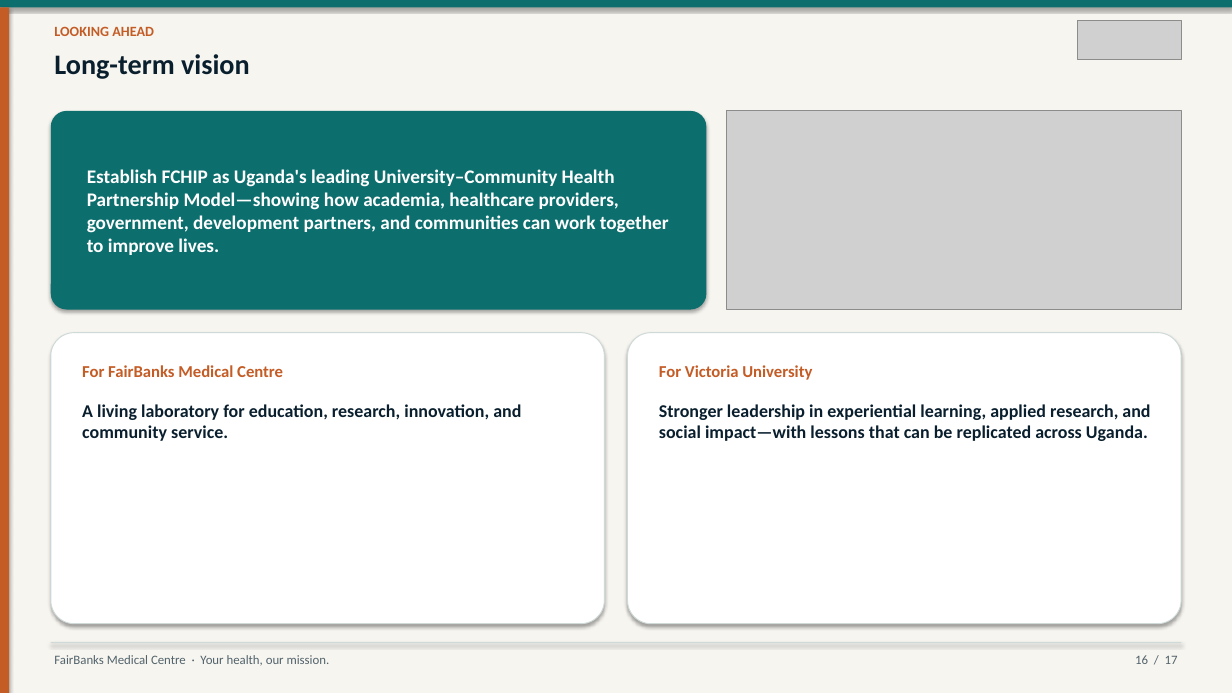
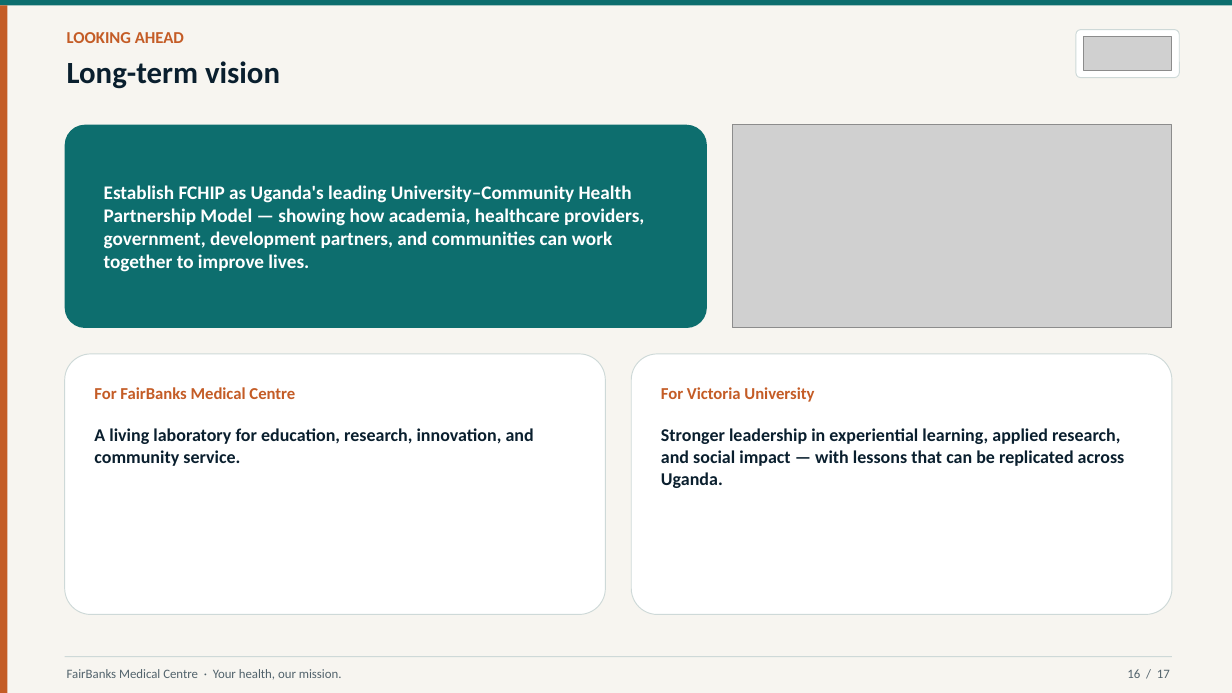
Before and after one commit to WASSWA2624/fairbanks, a slide deck: slide 16 of victoria/documents/victoria_ppt.pptx. Drawn at 1232x693 pixels with LibreOffice and Linux fonts; fonts in the diff are those of the drawing; grey boxes stand for pictures. Boxes give left, top, right and bottom in pixels: in the first picture for what was removed or moved away, otherwise in the second. Text is boxed around its words. In the diff, an @@ line names an element or a change of style, - is before the commit and + after.

Commit message:
Update Victoria University partnership proposal deck script and associated PowerPoint presentation. Adjusted branding details for clarity, improved layout dimensions, and refined text formatting. Updated images in the presentation to align with the latest assets.

```diff
--- a/victoria/documents/victoria_ppt.pptx
+++ b/victoria/documents/victoria_ppt.pptx
@@ text "LOOKING AHEAD": place and size @@
-text "LOOKING AHEAD" at (54,26,154,36)
+text "LOOKING AHEAD" at (67,32,184,43)
@@ text "LOOKING AHEAD" at (67,32,184,43): size 11 to 13 pt @@
@@ text "Long-term vision": place and size @@
-text "Long-term vision" at (54,54,250,79)
+text "Long-term vision" at (67,61,280,89)
@@ text "Long-term vision" at (67,61,280,89): size 22 to 24 pt @@
@@ rounded rectangle added at (1076,30,1179,78), fill #FFFFFF, outline #CED9D8 0.75 pt @@
@@ picture: place and size @@
-picture at (1078,20,1181,59)
+picture at (1083,37,1172,70)
@@ shadow off; proportions changed in 3 elements at (631,354,1172,615), (65,354,605,615), (65,125,707,328) @@
@@ rounded rectangle: place and size @@
-rounded rectangle at (51,111,707,310)
+rounded rectangle at (65,125,707,328)
@@ picture: place and size @@
-picture at (727,111,1182,310)
+picture at (733,125,1172,328)
@@ text at (104,185,644,272): spaces changed @@
-Establish FCHIP as Uganda's leading University–Community Health Partnership Model—showing how academia, healthcare providers, government, development partners, and communities can work together to improve lives.
+Establish FCHIP as Uganda's leading University–Community Health Partnership Model — showing how academia, healthcare providers, government, development partners, and communities can work together to improve lives.
@@ rounded rectangle: place and size @@
-rounded rectangle at (51,333,604,624)
+rounded rectangle at (65,354,605,615)
@@ rounded rectangle: place and size @@
-rounded rectangle at (628,333,1181,624)
+rounded rectangle at (631,354,1172,615)
@@ text "For FairBanks Medical Centre": place and size @@
-text "For FairBanks Medical Centre" at (82,365,283,377)
+text "For FairBanks Medical Centre" at (94,387,295,399)
@@ text "For Victoria University": place and size @@
-text "For Victoria University" at (659,365,812,380)
+text "For Victoria University" at (661,387,814,402)
@@ text "A living laboratory for education, ...": place and size @@
-text "A living laboratory for education, ..." at (82,404,521,441)
+text "A living laboratory for education, ..." at (94,428,534,466)
@@ text at (661,428,1125,488): spaces changed @@
-Stronger leadership in experiential learning, applied research, and social impact—with lessons that can be replicated across Uganda.
+Stronger leadership in experiential learning, applied research, and social impact — with lessons that can be replicated across Uganda.
@@ shadow off in 4 elements at (0,0,1232,693), (0,0,1232,6), (0,6,7,693), (65,656,1172,657) @@
@@ rectangle: place and size @@
-rectangle at (51,642,1181,643)
+rectangle at (65,656,1172,657)
@@ text "FairBanks Medical Centre · Your ...": place and size @@
-text "FairBanks Medical Centre · Your ..." at (54,655,330,666)
+text "FairBanks Medical Centre · Your ..." at (67,669,342,679)
@@ text "16 / 17": place and size @@
-text "16 / 17" at (1135,655,1178,664)
+text "16 / 17" at (1127,669,1170,678)
```
Also in this commit, not shown: 16 other slides changed, 2 other files.
